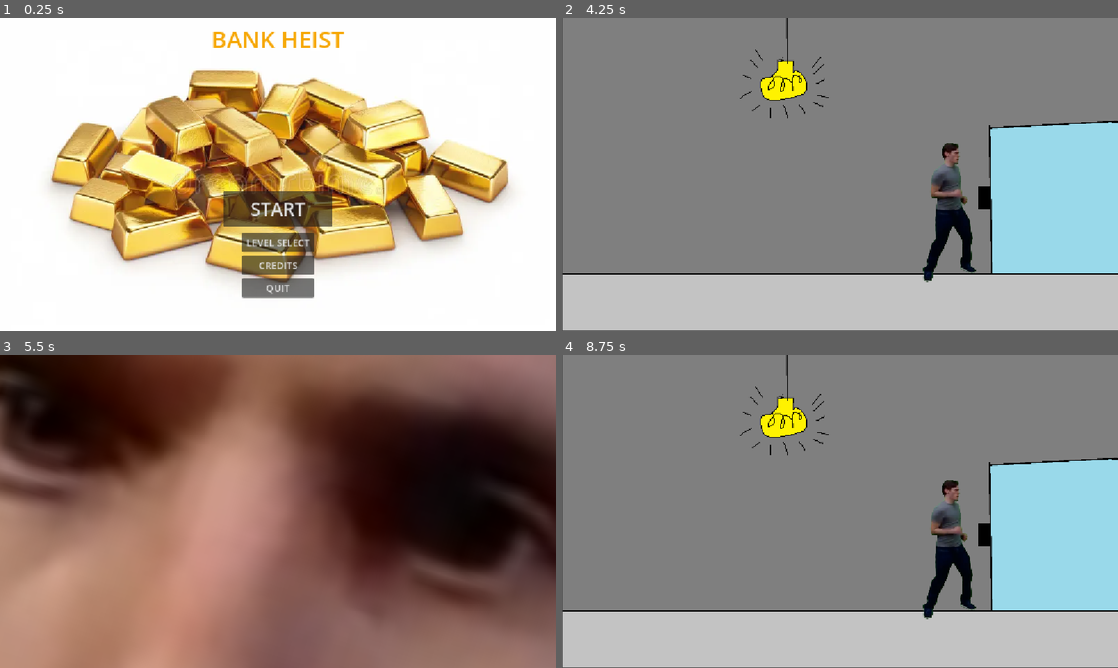
Above: before the commit, frames 1-4 (two rows, left to right).
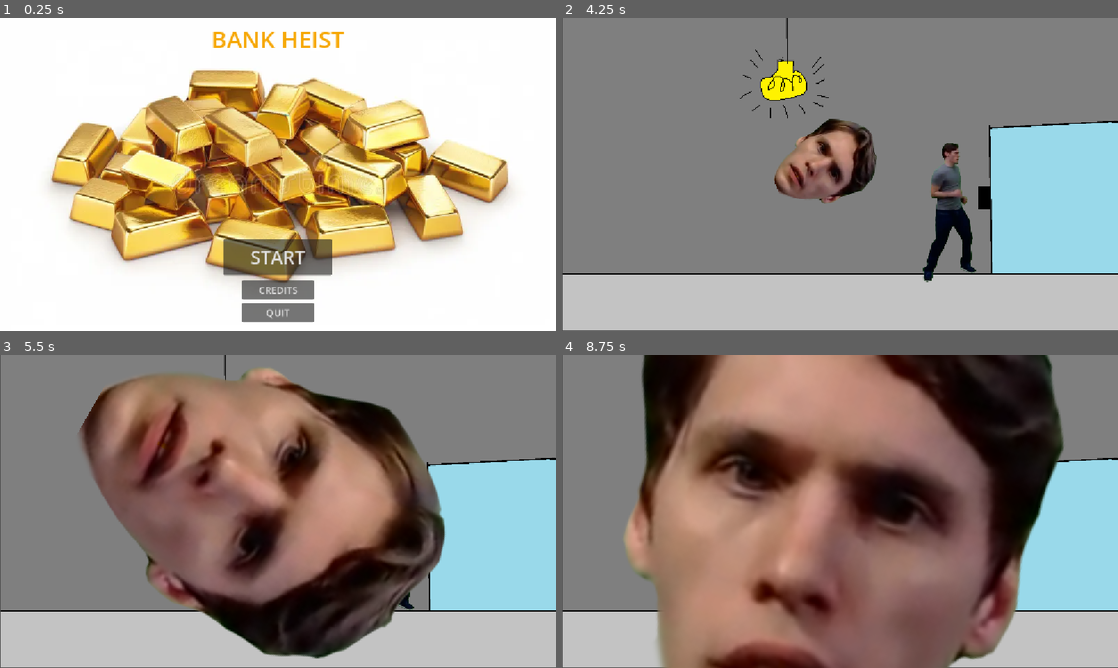
Above: after the commit, the same moments.

Repository: mushyp3a/dyhtg-2026
Game: Godot game, scene res://ui stuff/main_menu.tscn
Same seed, same stepped clock (60 frames per second), same inputs: the game is played once before the commit and once after it. This scene is started directly instead of the project's main scene. Sound files missing from this copy of the repository are replaced by a short silence.
Inputs (mouse positions are in pixels of both pictures, inside the frame that each line leads up to):
- Up to frame 1 (0.25 s): no input
- Up to frame 2 (4.25 s): click (840, 243) at 0.5 s, where only the run before the commit has a clickable "LEVEL SELECT"; click (840, 208) at 1.25 s, where only the run before the commit has a clickable "START"; tap Enter at 2, 3.5 s; tap P (enemy) at 2.1, 3.6 s; tap Space at 2.75 s; tap Q (jerma) at 2.85 s
- Up to frame 3 (5.5 s): tap Q (jerma) at 4.35 s; tap P (enemy) at 5.1 s
- Up to frame 4 (8.75 s): tap Q (jerma) at 5.85, 7.35 s; tap P (enemy) at 6.6, 8.1 s; tap Space at 7.25 s; tap Enter at 8 s

The runs differ from the first frame. In frame 1, 5.0% of the frame differs, in the area x 40-60%, y 55-98%; in frame 2, 3.5%; in frame 3, 93%, in the area x 0-100%, y 0-100%; in frame 4, 69%.

Commit message:
removed unused shit

Diff:
--- a/ui stuff/main_menu.tscn
+++ b/ui stuff/main_menu.tscn
@@ -47,17 +47,18 @@
 text = "BANK HEIST"
 
 [node name="MarginContainer2" type="MarginContainer" parent="." unique_id=1619846048]
-custom_minimum_size = Vector2(300, 300)
-custom_maximum_size = Vector2(300, 300)
+custom_minimum_size = Vector2(300, 200)
+custom_maximum_size = Vector2(300, 200)
 layout_mode = 1
-anchors_preset = 7
-anchor_left = 0.5
-anchor_top = 1.0
-anchor_right = 0.5
-anchor_bottom = 1.0
-offset_left = -50.0
-offset_top = -324.0
-offset_right = 50.0
+anchors_preset = -1
+anchor_left = 0.126
+anchor_top = 0.919
+anchor_right = 0.90400004
+anchor_bottom = 1.077
+offset_left = 280.848
+offset_top = -247.51202
+offset_right = -315.40808
+offset_bottom = -49.895996
 grow_horizontal = 2
 grow_vertical = 0
 theme_override_constants/margin_left = 10
@@ -69,7 +70,7 @@
 custom_minimum_size = Vector2(280, 280)
 custom_maximum_size = Vector2(280, 280)
 layout_mode = 2
-theme_override_constants/separation = 12
+theme_override_constants/separation = 10
 
 [node name="start" type="Button" parent="MarginContainer2/VBoxContainer" unique_id=1189330008]
 custom_minimum_size = Vector2(225, 75)
@@ -85,15 +86,6 @@
 custom_maximum_size = Vector2(280, 215)
 layout_mode = 2
 theme_override_constants/separation = 7
-
-[node name="level select" type="Button" parent="MarginContainer2/VBoxContainer/VBoxContainer" unique_id=799458109]
-custom_minimum_size = Vector2(150, 40)
-custom_maximum_size = Vector2(150, 40)
-layout_mode = 2
-size_flags_horizontal = 4
-size_flags_vertical = 4
-theme_override_font_sizes/font_size = 20
-text = "LEVEL SELECT"
 
 [node name="credits" type="Button" parent="MarginContainer2/VBoxContainer/VBoxContainer" unique_id=1126202127]
 custom_minimum_size = Vector2(150, 40)
@@ -114,6 +106,5 @@
 "
 
 [connection signal="pressed" from="MarginContainer2/VBoxContainer/start" to="." method="_on_start_pressed"]
-[connection signal="pressed" from="MarginContainer2/VBoxContainer/VBoxContainer/level select" to="." method="_on_level_select_pressed"]
 [connection signal="pressed" from="MarginContainer2/VBoxContainer/VBoxContainer/credits" to="." method="_on_credits_pressed"]
 [connection signal="pressed" from="MarginContainer2/VBoxContainer/VBoxContainer/quit" to="." method="_on_quit_pressed"]
